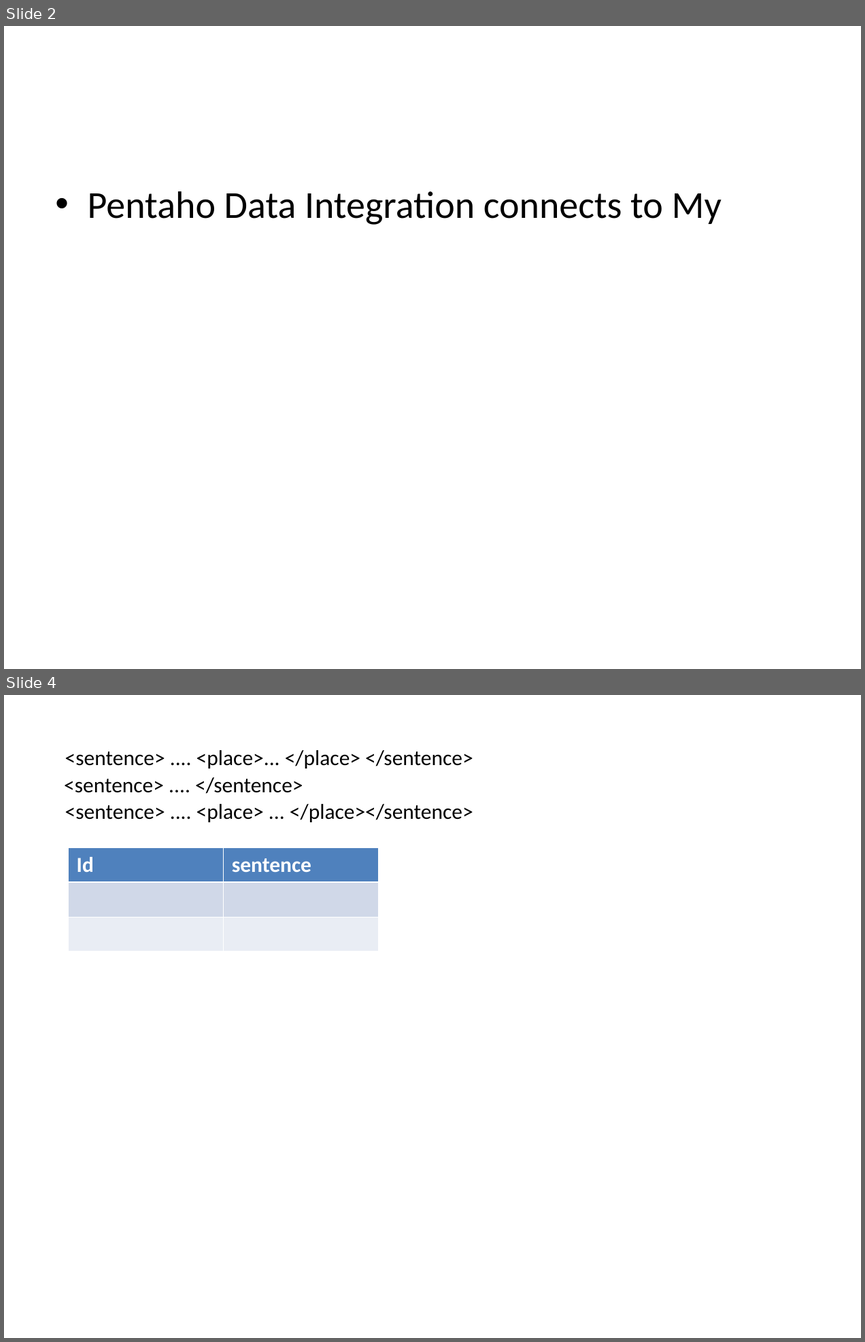
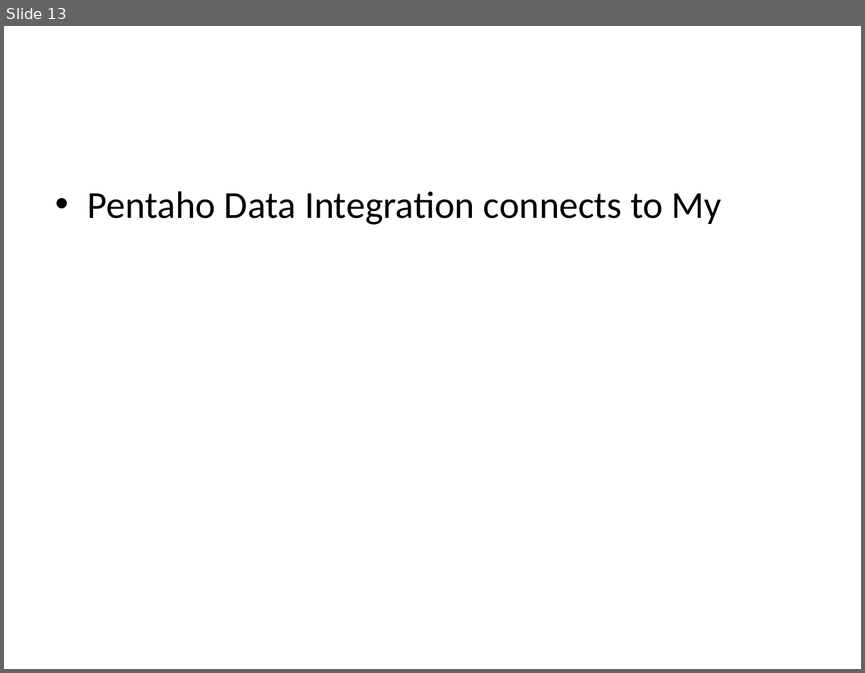
Before and after one commit to edvelezg/unb-dw, a slide deck: project/Presentation/Datawarehousing.ppt. Shown one above the other, each under a label of ours: slides 2 and 4 before the commit, slide 13 after it; the slides between them are not shown. The pictures are 865x1342 and 865x673 pixels, drawn with LibreOffice and Linux fonts; fonts in the diff are those of the drawing. Boxes give left, top, right and bottom in pixels: in the first picture for what was removed or moved away, otherwise in the second. Text is boxed around its words. In the diff, an @@ line names an element or a change of style, - is before the commit and + after.

```diff
--- a/project/Presentation/Datawarehousing.ppt
+++ b/project/Presentation/Datawarehousing.ppt
@@ slide 4 removed at [4,695,861,1338], background #FFFFFF @@
@@ text removed at [65,750,473,768] @@
-<sentence> .... <place>... </place> </sentence>
@@ text removed at [64,777,303,794] @@
-<sentence> .... </sentence>
@@ text removed at [65,804,473,822] @@
-<sentence> .... <place> ... </place></sentence>
@@ table removed at [68,847,379,950], 3 rows, 2 columns @@
-Id | sentence
- | 
- | 
@@ what was slide 2 is now slide 13 @@
```
Also in this commit, not shown: 12 slides added, 2 other slides removed.
